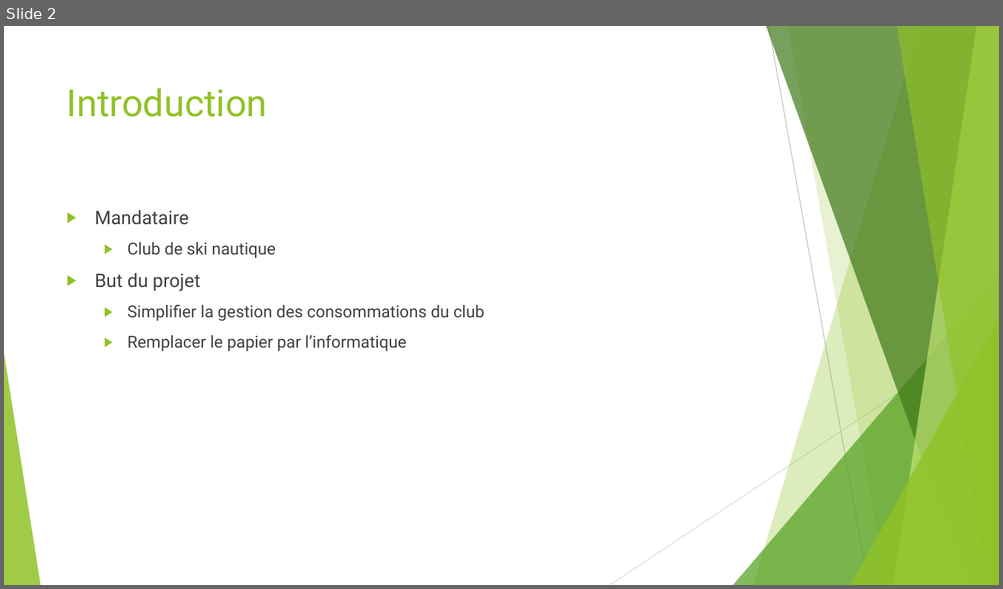
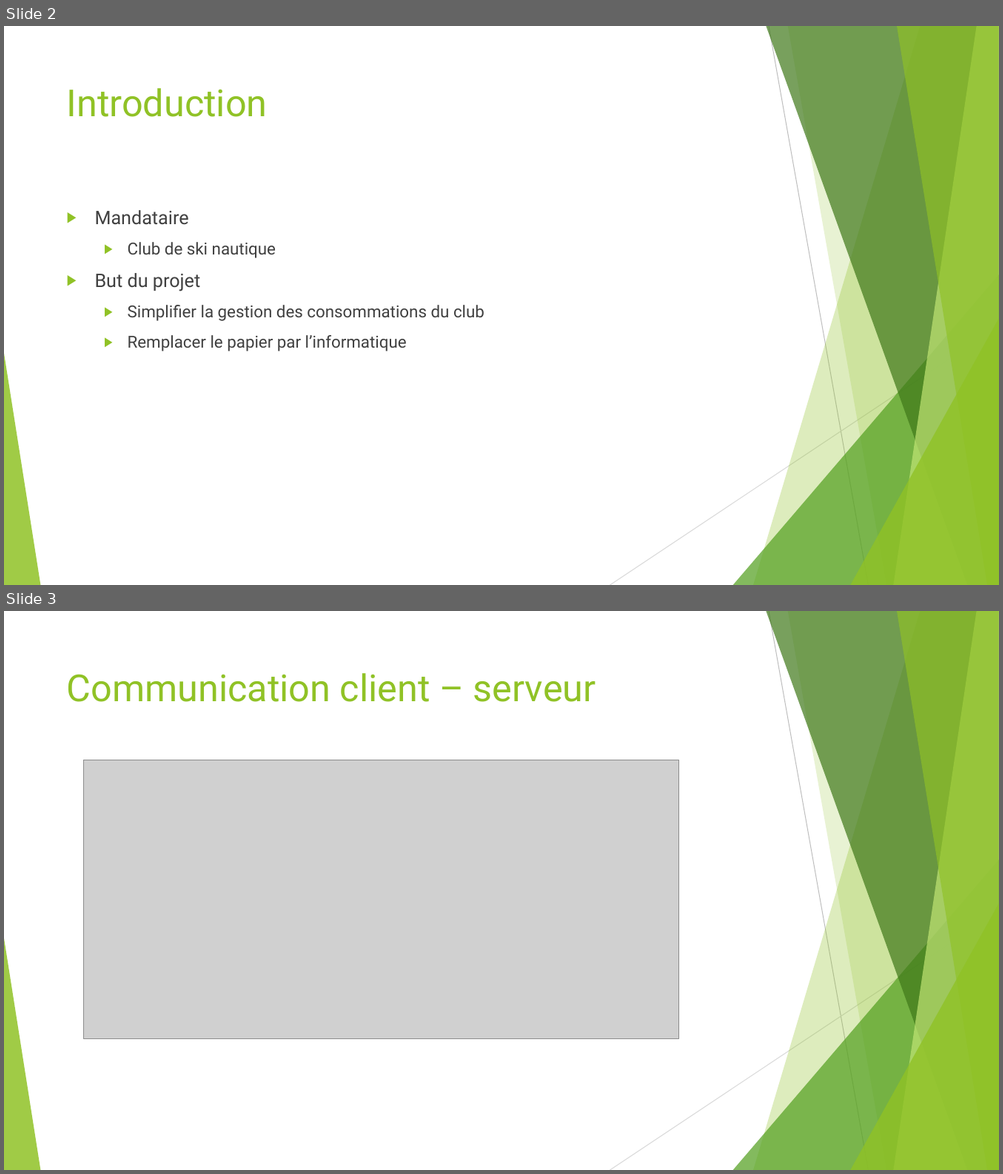
Before and after one commit to MarshallPhilip/TIP-FICTIF, a slide deck: Doc/Presentation/Presentation.pptx. Shown one above the other, each under a label of ours: slide 2 before the commit, slides 2 and 3 after it. The pictures are 1003x589 and 1003x1174 pixels, drawn with LibreOffice and Linux fonts; fonts in the diff are those of the drawing; grey boxes stand for pictures. Boxes give left, top, right and bottom in pixels: in the first picture for what was removed or moved away, otherwise in the second. Text is boxed around its words. In the diff, an @@ line names an element or a change of style, - is before the commit and + after.

```diff
--- a/Doc/Presentation/Presentation.pptx
+++ b/Doc/Presentation/Presentation.pptx
@@ slide 3 added at <box>4,611,999,1170</box>, background #FFFFFF; not listed: 10 template elements that a slide beside it also shows @@
@@ title added at <box>67,673,596,702</box>, 36 pt, text #90C226 @@
+Communication client – serveur
@@ picture added at <box>83,760,678,1039</box> @@
```
Also in this commit, not shown: 2 other slides added, 2 slides removed.
